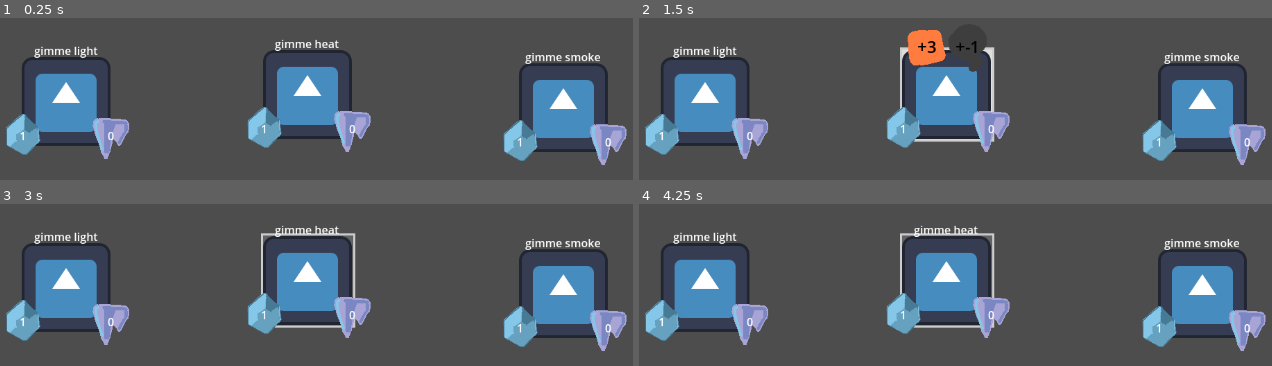
Above: before the commit, frames 1-4 (two rows, left to right).
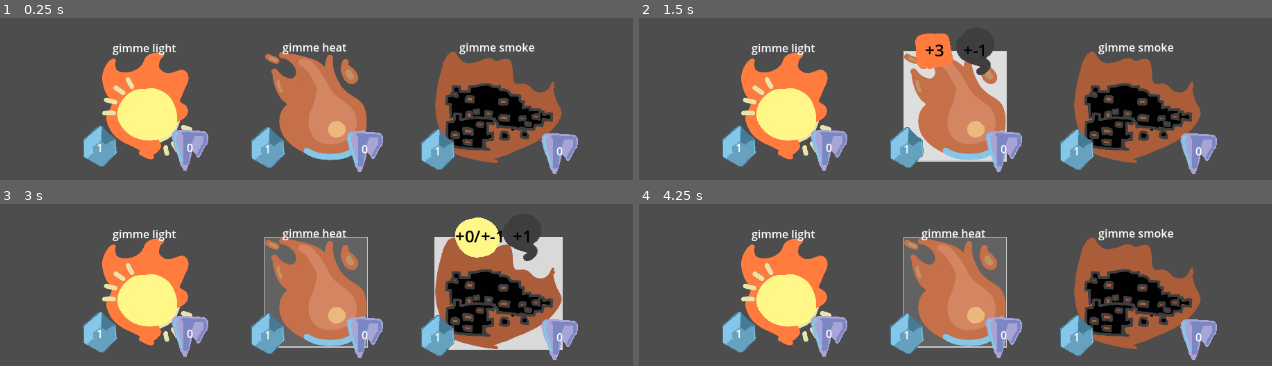
Above: after the commit, the same moments.

Repository: alex-mike-mark-again/godot-combat
Game: Godot game, scene res://troops/stage4half.tscn
The game is run twice, just before and just after one commit, with the same random seed, the same clock (stepped at 60 frames per second) and the same inputs. This scene is started directly instead of the project's main scene. The engine's default icon, where the game draws it, is replaced by a stand-in: a white triangle on a blue panel in a dark square.
Inputs (mouse positions are in pixels of both pictures, inside the frame that each line leads up to):
- Up to frame 1 (0.25 s): no input
- Up to frame 2 (1.5 s): click (949, 94) at 0.52 s; click (949, 94) at 1.27 s
- Up to frame 3 (3 s): click (310, 280) at 2.02 s; tap Enter at 2.75 s; move the mouse to (500, 346) at 2.77 s
- Up to frame 4 (4.25 s): tap Space at 3.5 s; move the mouse to (outside the picture) at 3.52 s

The runs differ from the first frame. In frame 1, 39% of the frame differs, in the area x 0-100%, y 13-97%; in frame 2, 41%; in frame 3, 43%, in the area x 0-100%, y 8-97%; in frame 4, 40%.

Commit message:
the rest of the art

Diff:
--- a/enemies/hailstone.tscn
+++ b/enemies/hailstone.tscn
@@ -1,7 +1,14 @@
-[gd_scene load_steps=2 format=3 uid="uid://defwgb8xknsds"]
+[gd_scene load_steps=3 format=3 uid="uid://defwgb8xknsds"]
 
 [ext_resource type="PackedScene" uid="uid://d15w3qccq2gc8" path="res://enemies/enemy.tscn" id="1_o40an"]
+[ext_resource type="Texture2D" uid="uid://dbyks0orkkkw3" path="res://sprites/hail.png" id="2_lv4a6"]
 
 [node name="hailstone" instance=ExtResource("1_o40an")]
 buff_atk = 2
 atk = 1
+
+[node name="Selector" parent="." index="1"]
+offset_right = 483.0
+offset_bottom = 457.0
+scale = Vector2(0.335, 0.335)
+icon = ExtResource("2_lv4a6")
--- a/troops/stage4half.tscn
+++ b/troops/stage4half.tscn
@@ -1,7 +1,10 @@
-[gd_scene load_steps=3 format=3 uid="uid://dmm60lacs8as5"]
+[gd_scene load_steps=6 format=3 uid="uid://dmm60lacs8as5"]
 
 [ext_resource type="Script" path="res://troops/troop.gd" id="1_lcfo0"]
 [ext_resource type="PackedScene" uid="uid://d15w3qccq2gc8" path="res://enemies/enemy.tscn" id="2_04eht"]
+[ext_resource type="Texture2D" uid="uid://dqesncgw65iq7" path="res://sprites/trip_heat.png" id="3_ed4lr"]
+[ext_resource type="Texture2D" uid="uid://bgqu0f8myixtj" path="res://sprites/trip_smoke.png" id="3_rlk2f"]
+[ext_resource type="Texture2D" uid="uid://btqtnw0re0p87" path="res://sprites/trip_light.png" id="5_87ov0"]
 
 [node name="stage4half" type="Control"]
 layout_mode = 3
@@ -13,26 +16,48 @@
 [node name="enemies" type="Node" parent="."]
 
 [node name="gimme heat" parent="enemies" instance=ExtResource("2_04eht")]
-offset_left = 483.0
-offset_top = 129.0
-offset_right = 483.0
-offset_bottom = 129.0
+offset_left = 488.0
+offset_top = 134.0
+offset_right = 488.0
+offset_bottom = 134.0
 buff_atk = 3
 buff_rdc = -1
 
+[node name="Selector" parent="enemies/gimme heat" index="1"]
+offset_right = 408.0
+offset_bottom = 437.0
+scale = Vector2(0.365, 0.365)
+icon = ExtResource("3_ed4lr")
+
 [node name="gimme smoke" parent="enemies" instance=ExtResource("2_04eht")]
-offset_left = 852.0
-offset_top = 148.0
-offset_right = 852.0
-offset_bottom = 148.0
+offset_left = 733.0
+offset_top = 134.0
+offset_right = 733.0
+offset_bottom = 134.0
 buff_rdc = 1
 buff_max_hp = -10
 
+[node name="Selector" parent="enemies/gimme smoke" index="1"]
+offset_right = 506.0
+offset_bottom = 447.0
+scale = Vector2(0.365, 0.365)
+icon = ExtResource("3_rlk2f")
+
 [node name="gimme light" parent="enemies" instance=ExtResource("2_04eht")]
-offset_left = 135.0
-offset_top = 139.0
-offset_right = 135.0
-offset_bottom = 139.0
+offset_left = 246.0
+offset_top = 135.0
+offset_right = 246.0
+offset_bottom = 135.0
 buff_atk = -2
 buff_hp = 10
 buff_max_hp = 10
+
+[node name="Selector" parent="enemies/gimme light" index="1"]
+offset_right = 506.0
+offset_bottom = 570.0
+scale = Vector2(0.275, 0.275)
+icon = ExtResource("5_87ov0")
+
+[editable path="enemies/gimme heat"]
+[editable path="enemies/gimme smoke"]
+[editable path="enemies/gimme light"]
Binary file added: sprites/hail.png
Not shown, added: sprites/hail.png.import
Binary file added: sprites/trip_heat.png
Not shown, added: sprites/trip_heat.png.import
Binary file added: sprites/trip_light.png
Not shown, added: sprites/trip_light.png.import
Binary file added: sprites/trip_smoke.png
Not shown, added: sprites/trip_smoke.png.import
